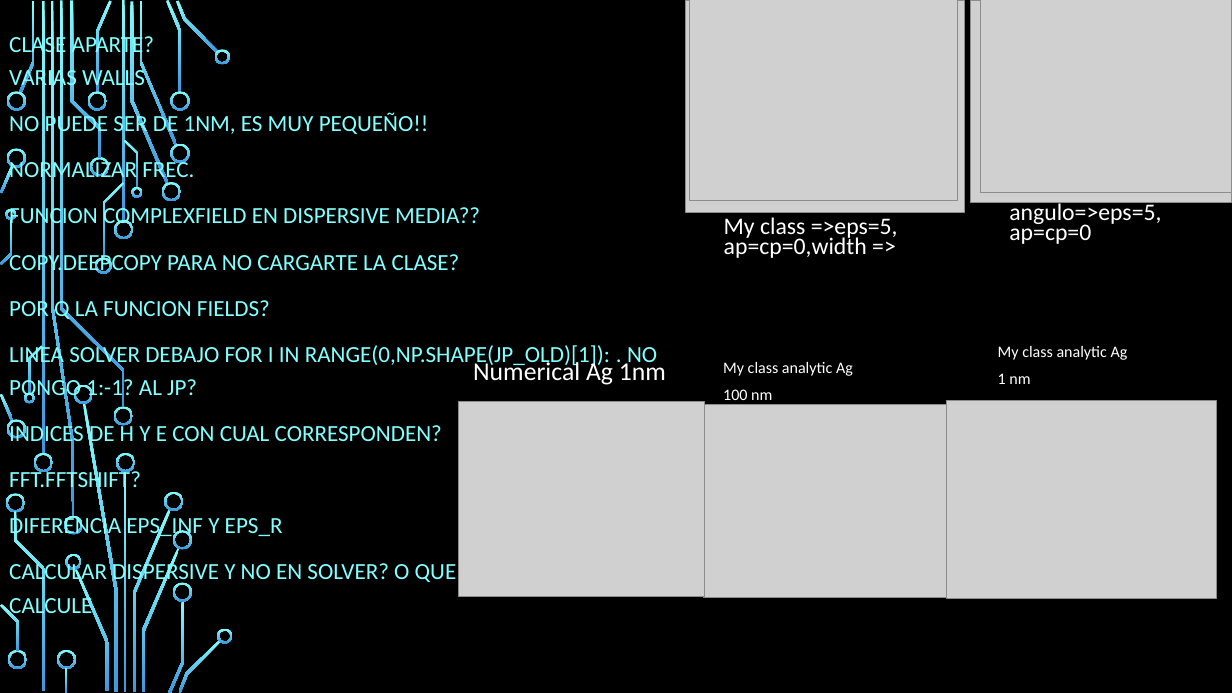
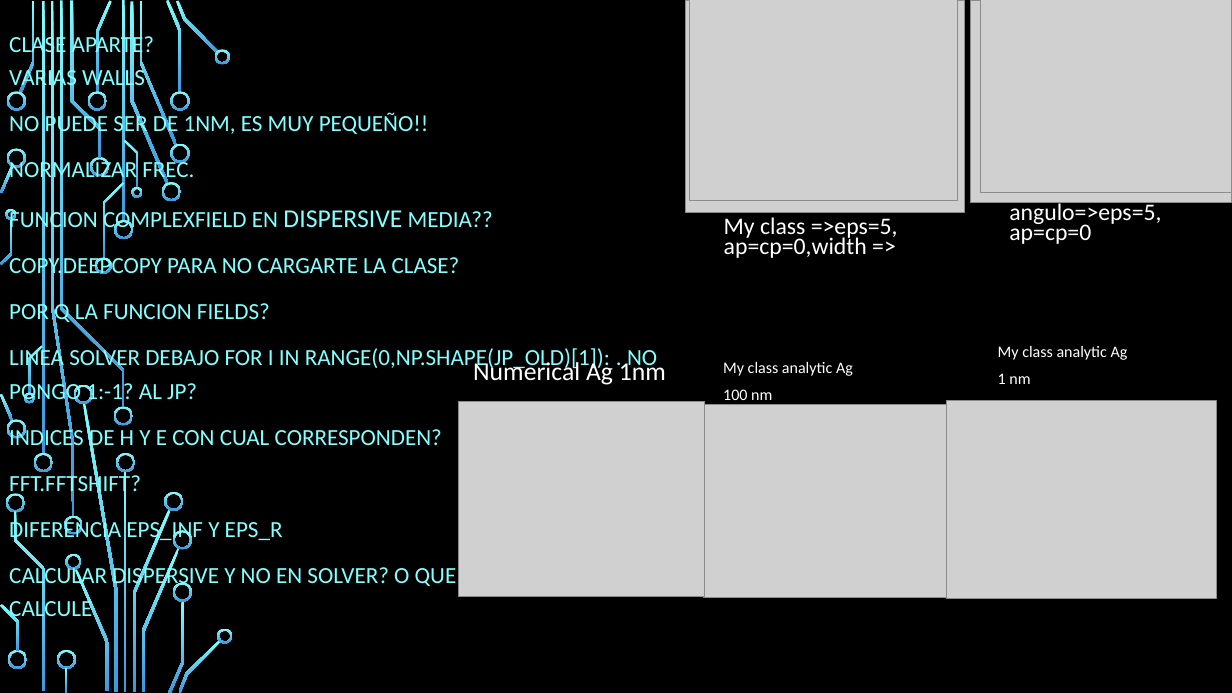
Before and after one commit to Mpedrosab/MCFNL2020, a slide deck: slide 10 of Proposal8_dispersiveFDTD/power_dispersion.pptx (slide 8 before the commit). Drawn at 1232x693 pixels with LibreOffice and Linux fonts; fonts in the diff are those of the drawing; grey boxes stand for pictures; background and template pictures are left out. Boxes give left, top, right and bottom in pixels: in the first picture for what was removed or moved away, otherwise in the second. Text is boxed around its words. In the diff, an @@ line names an element or a change of style, - is before the commit and + after.

```diff
--- a/Proposal8_dispersiveFDTD/power_dispersion.pptx
+++ b/Proposal8_dispersiveFDTD/power_dispersion.pptx
@@ subtitle at [9, 207, 493, 233]: size 18 to 20 pt in "DISPERSIVE" @@
```
Also in this commit, not shown: 3 other slides changed, 3 slides added, 1 slide removed, 5 other files.
